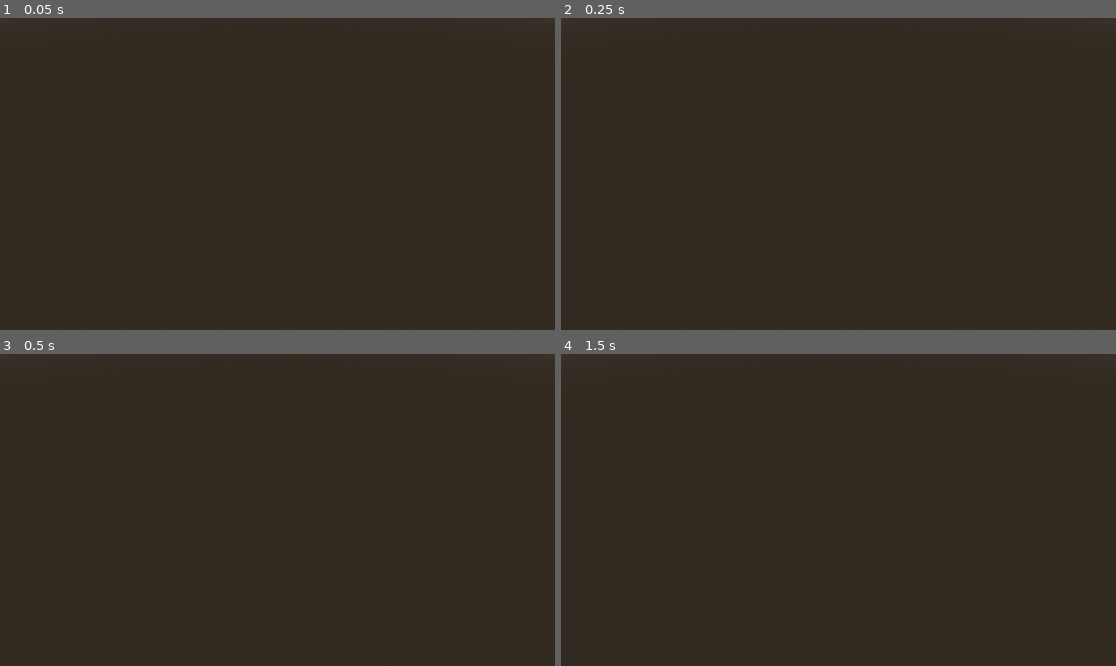
Above: before the commit, frames 1-4 (two rows, left to right).
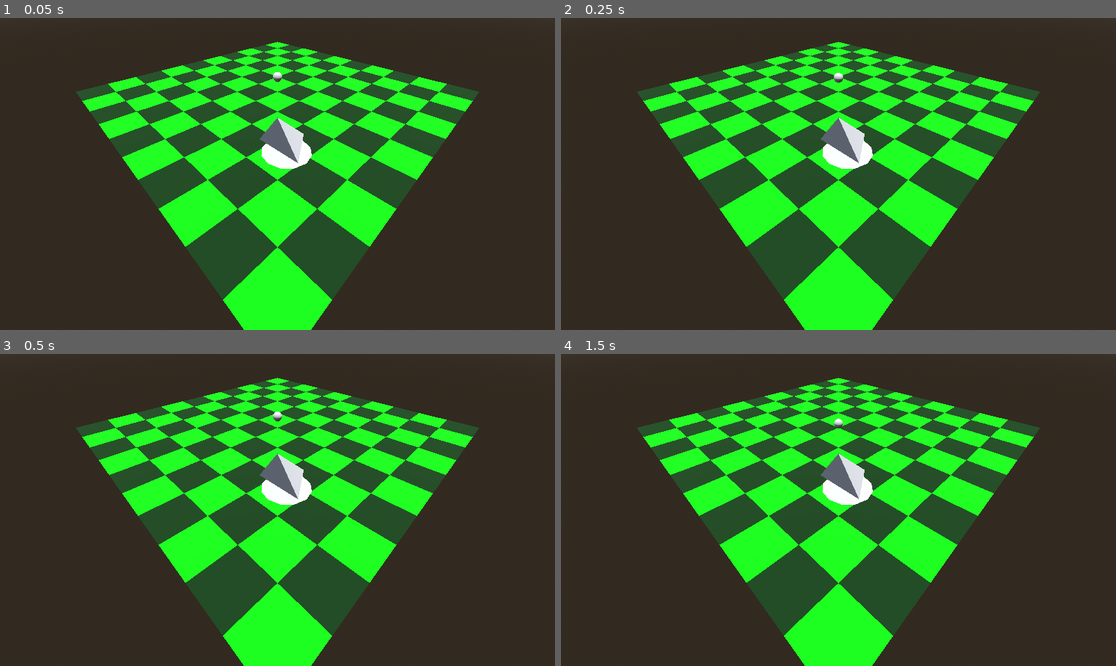
Above: after the commit, the same moments.

Repository: soerenkoehler/openblazer
Game: Godot game, scene res://main.tscn
Two runs of this game, one before a commit and one after it. Both use one fixed random seed, a clock stepped at 60 frames per second and the inputs below.
Inputs:
- Up to frame 1 (0.05 s): no input
- Up to frame 2 (0.25 s): no input
- Up to frame 3 (0.5 s): no input
- Up to frame 4 (1.5 s): tap Enter at 0.5 s; tap Space at 1.25 s

The runs differ from the first frame. In frame 1, 38% of the frame differs, in the area x 13-87%, y 7-100%; in frame 2, 38%; in frame 3, 38%; in frame 4, 38%.

Commit message:
import droid into godot

Diff:
--- a/game/main.tscn
+++ b/game/main.tscn
@@ -1,6 +1,7 @@
 [gd_scene format=3 uid="uid://gyfurjc54xl1"]
 
-[ext_resource type="Texture2D" uid="uid://b0elvbweai7ni" path="res://res/img/checker_w.png" id="1_ig7tw"]
+[ext_resource type="Texture2D" uid="uid://b0elvbweai7ni" path="res://img/checker_w.png" id="1_ig7tw"]
+[ext_resource type="PackedScene" uid="uid://bdx1u4jr4w8i0" path="res://3d/droid.glb" id="2_0xm2m"]
 
 [sub_resource type="ProceduralSkyMaterial" id="ProceduralSkyMaterial_ig7tw"]
 
@@ -48,7 +49,8 @@
 uv1_scale = Vector3(5, 5, 5)
 texture_filter = 0
 
-[sub_resource type="ConvexPolygonShape3D" id="ConvexPolygonShape3D_ig7tw"]
+[sub_resource type="BoxShape3D" id="BoxShape3D_0xm2m"]
+size = Vector3(12, 10, 12)
 
 [node name="Main" type="Node3D" unique_id=579512571]
 
@@ -61,17 +63,16 @@
 
 [node name="Debug Camera" type="Marker3D" parent="." unique_id=1614610998]
 transform = Transform3D(1, 0, 0, 0, 1, 0, 0, 0, 1, 50, 30, 50)
-visible = false
 
 [node name="Camera3D" type="Camera3D" parent="Debug Camera" unique_id=1589901871]
 transform = Transform3D(0.70710677, -0.49999994, 0.49999997, 0, 0.7071067, 0.70710677, -0.70710677, -0.49999994, 0.49999997, 0, 0, 0)
 
 [node name="Ground" type="StaticBody3D" parent="." unique_id=369543606]
-visible = false
 
 [node name="CollisionShape3D" type="CollisionShape3D" parent="Ground" unique_id=1317833846]
 transform = Transform3D(1, 0, 0, 0, 1, 0, 0, 0, 1, 0, -0.5, 0)
 shape = SubResource("BoxShape3D_ig7tw")
+debug_color = Color(0, 0.85000014, 1, 1)
 
 [node name="MeshInstance3D" type="MeshInstance3D" parent="Ground" unique_id=205486371]
 mesh = SubResource("PlaneMesh_ig7tw")
@@ -79,11 +80,11 @@
 
 [node name="Ball" type="RigidBody3D" parent="." unique_id=2095023442]
 transform = Transform3D(1, 0, 0, 0, 1, 0, 0, 0, 1, 0, 5, 0)
-visible = false
 
 [node name="CollisionShape3D" type="CollisionShape3D" parent="Ball" unique_id=1260917984]
 transform = Transform3D(3, 0, 0, 0, 3, 0, 0, 0, 3, 0, 0, 0)
 shape = SubResource("SphereShape3D_ig7tw")
+debug_color = Color(0.8333335, 0, 1, 1)
 debug_fill = false
 
 [node name="MeshInstance3D" type="MeshInstance3D" parent="Ball" unique_id=308380919]
@@ -92,8 +93,12 @@
 surface_material_override/0 = SubResource("StandardMaterial3D_lquwl")
 
 [node name="RigidBody3D" type="RigidBody3D" parent="." unique_id=536495175]
+transform = Transform3D(1, 0, 0, 0, 1, 0, 0, 0, 1, 25, 0, 25)
 
 [node name="CollisionShape3D" type="CollisionShape3D" parent="RigidBody3D" unique_id=48999075]
-shape = SubResource("ConvexPolygonShape3D_ig7tw")
+transform = Transform3D(1, 0, 0, 0, 1, 0, 0, 0, 1, 0, 5, -3)
+shape = SubResource("BoxShape3D_0xm2m")
+debug_color = Color(0.8333335, 0, 1, 1)
 
-[node name="MeshInstance3D" type="MeshInstance3D" parent="RigidBody3D" unique_id=2023695122]
+[node name="droid" parent="RigidBody3D" unique_id=1721679896 instance=ExtResource("2_0xm2m")]
+transform = Transform3D(4, 0, 0, 0, 4, 0, 0, 0, 4, 0, 2, 0)
Not shown, changed: game/img/checker_w.png.import
